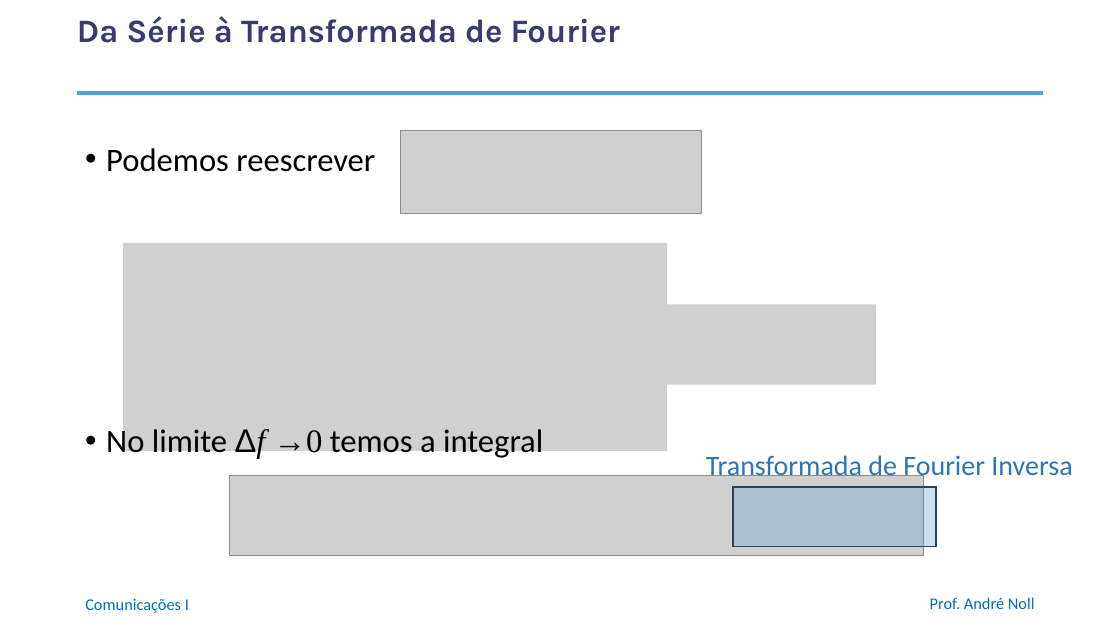
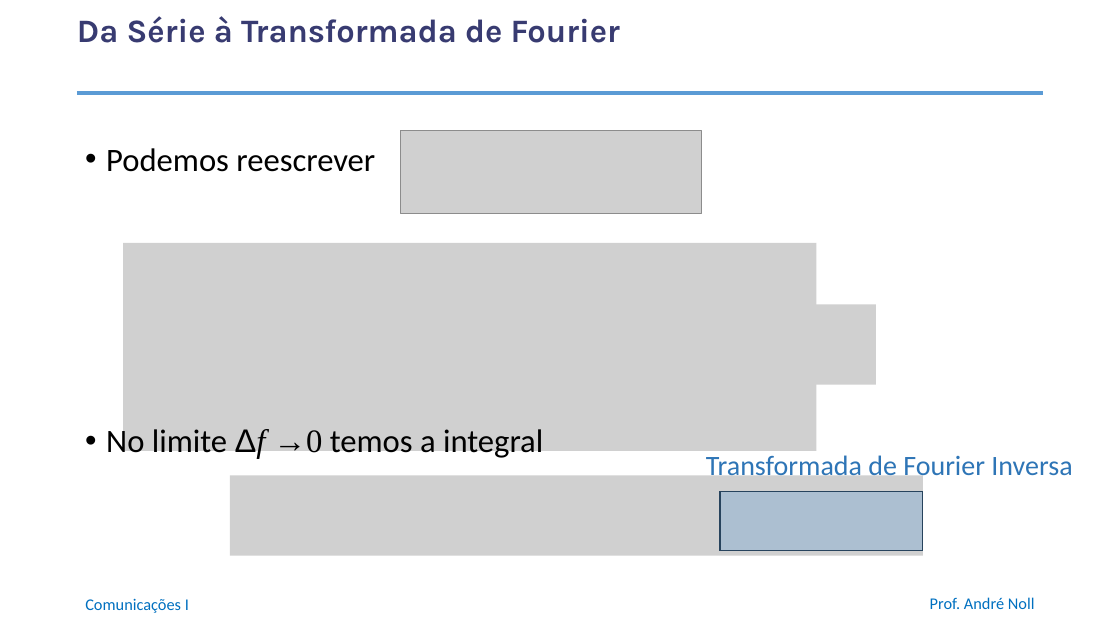
Before and after one commit to anollba/comunicacoes_i_ufrj, a slide deck: slide 8 of slides/Part1-Sistemas/01_03_TransformadaFourier.pptx. Drawn at 1120x630 pixels with LibreOffice and Linux fonts; fonts in the diff are those of the drawing; grey boxes stand for pictures; background and template pictures are left out. Boxes give left, top, right and bottom in pixels: in the first picture for what was removed or moved away, otherwise in the second. Text is boxed around its words. In the diff, an @@ line names an element or a change of style, - is before the commit and + after.

Commit message:
Correct slides Transformada Fourier

```diff
--- a/slides/Part1-Sistemas/01_03_TransformadaFourier.pptx
+++ b/slides/Part1-Sistemas/01_03_TransformadaFourier.pptx
@@ picture: place and size @@
-picture at [124, 243, 667, 451]
+picture at [124, 243, 817, 451]
@@ rectangle: place and size @@
-rectangle at [734, 487, 937, 547]
+rectangle at [720, 492, 923, 551]
```
Also in this commit, not shown: 7 other slides changed, 1 other file.
